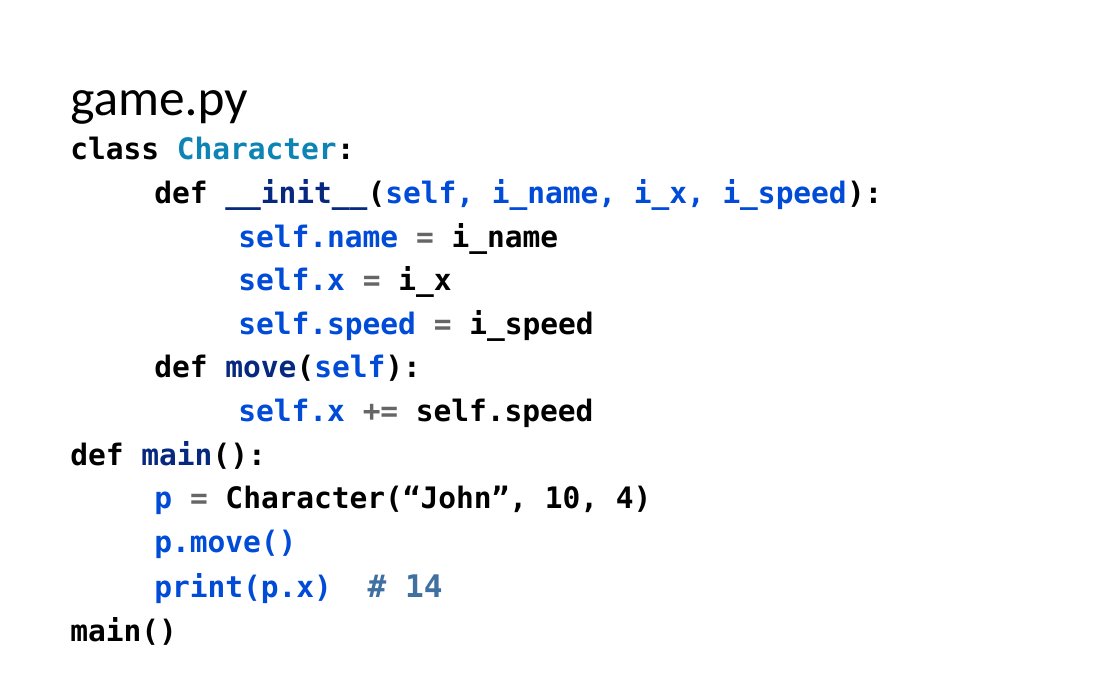
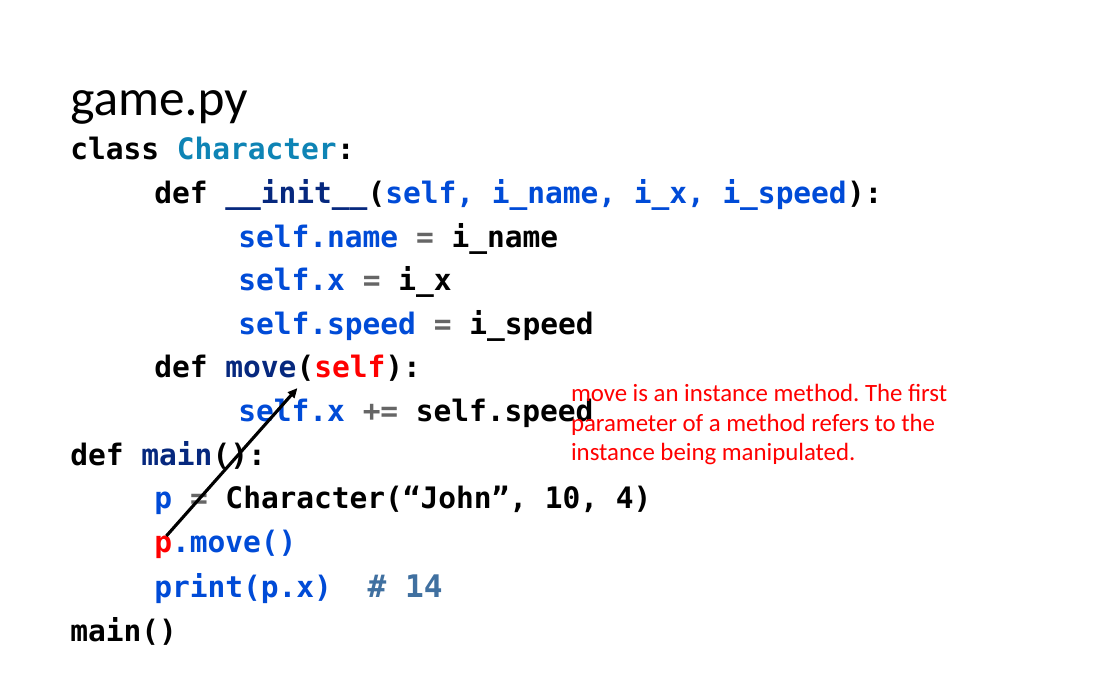
Before and after one commit to LongBaoNguyen/longbaonguyen.github.io, a slide deck: slide 6 of courses/apcsp/lect9.pptx (slide 4 before the commit). Drawn at 1120x700 pixels with LibreOffice and Linux fonts; fonts in the diff are those of the drawing. Boxes give left, top, right and bottom in pixels: in the first picture for what was removed or moved away, otherwise in the second. Text is boxed around its words. In the diff, an @@ line names an element or a change of style, - is before the commit and + after.

```diff
--- a/courses/apcsp/lect9.pptx
+++ b/courses/apcsp/lect9.pptx
@@ text at [154, 354, 420, 558]: text colour #004BD7 to #FF0000 in "move(self):", "p.move()" @@
@@ arrow added from (167, 536) to (297, 389), #000000 2 pt @@
@@ text added at [571, 383, 947, 465], 16 pt, text #FF0000 @@
+move is an instance method. The first parameter of a method refers to the instance being manipulated.
```
Also in this commit, not shown: 1 other slide changed, 3 slides added, 3 other files.
